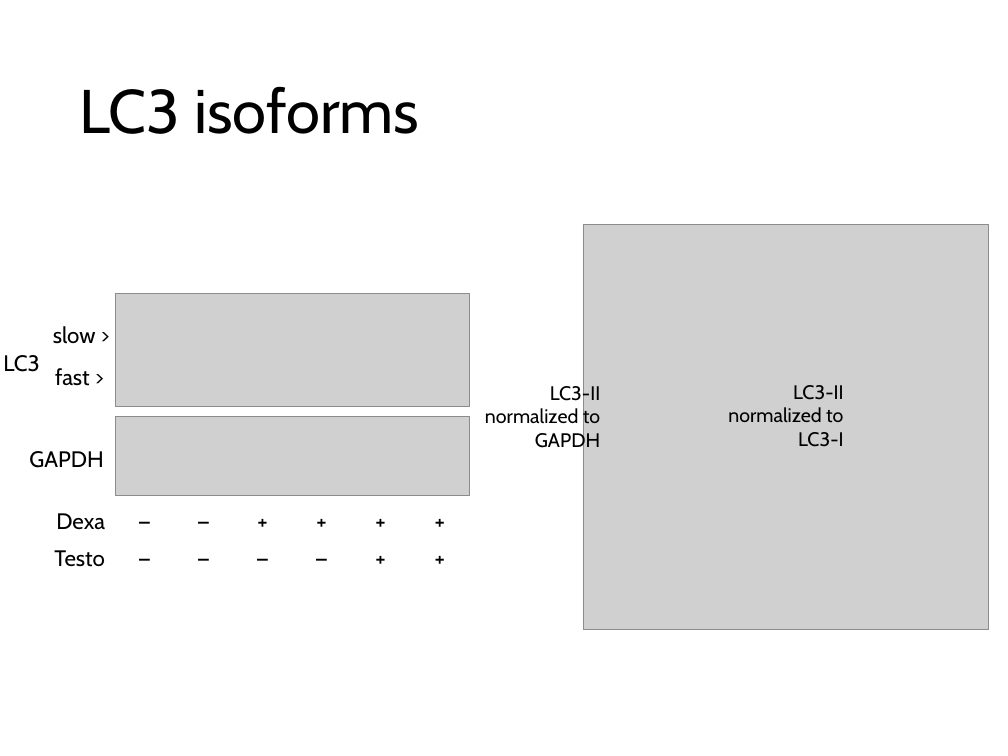
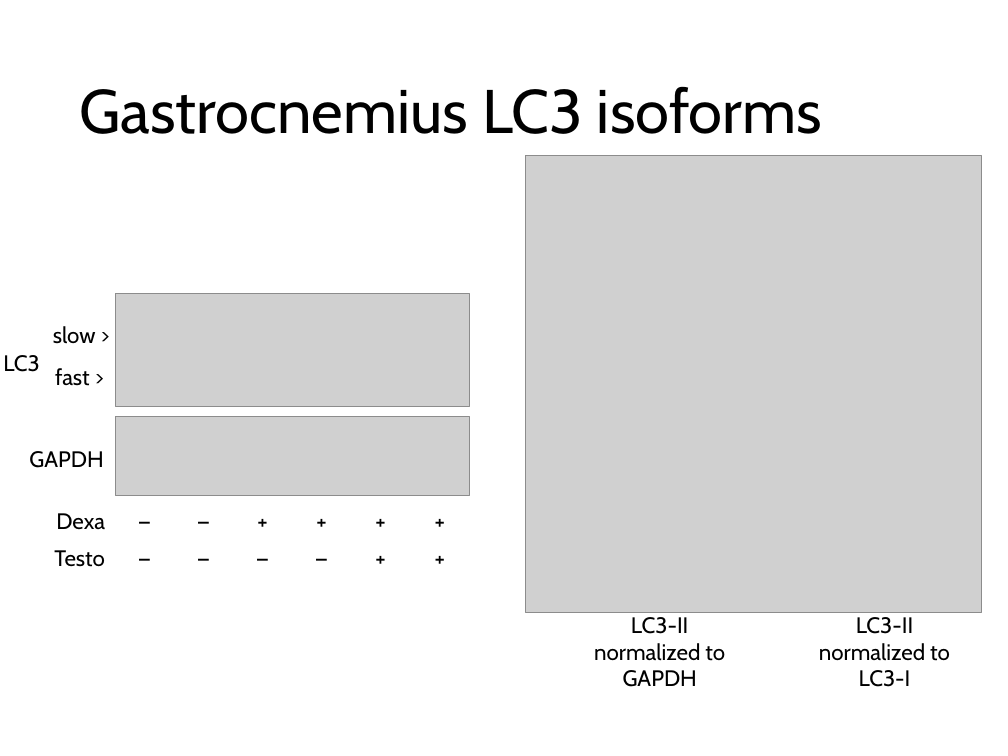
Before and after one commit to nvalexander/dissertation, a slide deck: slide 30 of defense.pptx. Drawn at 1008x756 pixels with LibreOffice and Linux fonts; fonts in the diff are those of the drawing; grey boxes stand for pictures. Boxes give left, top, right and bottom in pixels: in the first picture for what was removed or moved away, otherwise in the second. Text is boxed around its words. In the diff, an @@ line names an element or a change of style, - is before the commit and + after.

```diff
--- a/defense.pptx
+++ b/defense.pptx
@@ title at bbox=[79, 86, 822, 134]: text changed @@
-LC3 isoforms
+Gastrocnemius LC3 isoforms
@@ picture: place and size @@
-picture at bbox=[584, 225, 989, 630]
+picture at bbox=[525, 155, 982, 612]
@@ text "LC3-II normalized to GAPDH": place and size @@
-text "LC3-II normalized to GAPDH" at bbox=[485, 383, 601, 453]
+text "LC3-II normalized to GAPDH" at bbox=[594, 617, 725, 687]
@@ text "LC3-II normalized to GAPDH" at bbox=[594, 617, 725, 687]: size 14 to 16 pt; alignment right to centre @@
@@ text "LC3-II normalized to LC3-I" at bbox=[819, 617, 950, 687]: size 14 to 16 pt; alignment right to centre @@
@@ text "LC3-II normalized to LC3-I": place and size @@
-text "LC3-II normalized to LC3-I" at bbox=[728, 385, 844, 447]
+text "LC3-II normalized to LC3-I" at bbox=[819, 617, 950, 687]
```
Also in this commit, not shown: 1 other slide changed, 4 other files.
